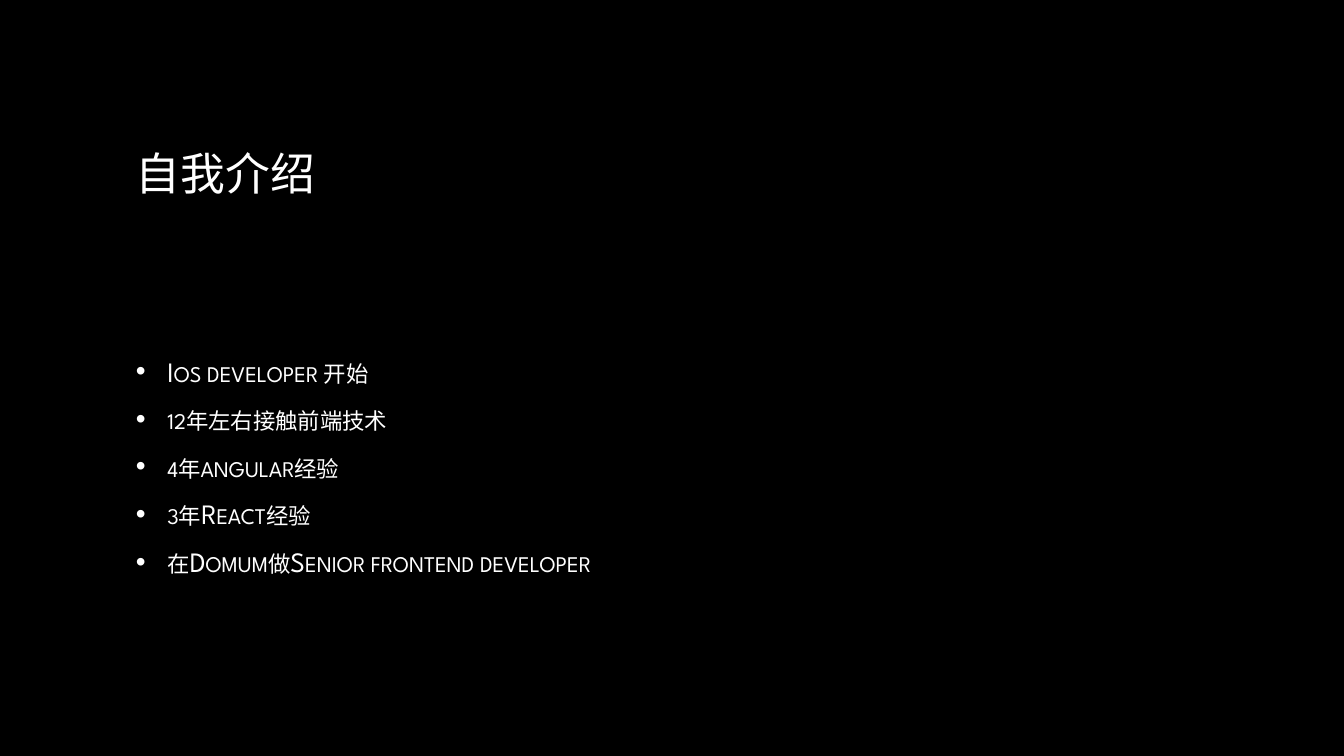
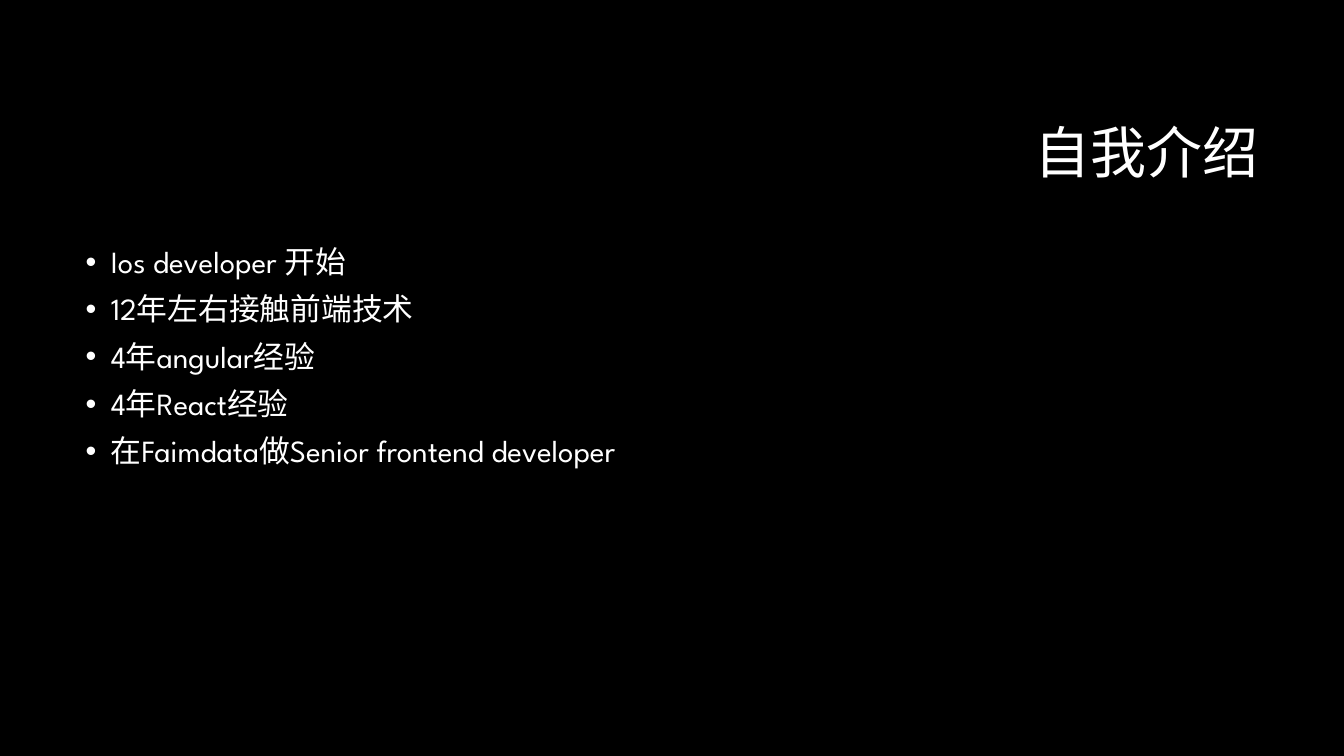
Before and after one commit to lee813/ECVFrontend, a slide deck: slide 3 of 前端课程.pptx. Drawn at 1344x756 pixels with LibreOffice and Linux fonts; fonts in the diff are those of the drawing; background and template pictures are left out. Boxes give left, top, right and bottom in pixels: in the first picture for what was removed or moved away, otherwise in the second. Text is boxed around its words. In the diff, an @@ line names an element or a change of style, - is before the commit and + after.

```diff
--- a/前端课程.pptx
+++ b/前端课程.pptx
@@ title "自我介绍" moved from (x1=136, y1=152, x2=315, y2=194) to (x1=1034, y1=126, x2=1258, y2=178) @@
@@ title "自我介绍" at (x1=1034, y1=126, x2=1258, y2=178): size 32 to 40 pt, text colour gradient #FFFFFF to #A6A6A6 to #FFFFFF; alignment left to right; line spacing 1 to 0.9 @@
@@ text "Ios developer 开始" moved from (x1=167, y1=363, x2=591, y2=574) to (x1=111, y1=247, x2=616, y2=469) @@
@@ text "Ios developer 开始" at (x1=111, y1=247, x2=616, y2=469): vertical alignment middle to top @@
@@ text at (x1=111, y1=247, x2=414, y2=375): size 20 to 22 pt, text colour gradient #FFFFFF to #BFBFBF to #FFFFFF, small capitals off in "Ios developer 开始", "12年左右接触前端技术", "4年angular经验"; indent changed; line spacing 1 to 0.9 @@
@@ text at (x1=111, y1=389, x2=616, y2=469): text changed; size 20 to 22 pt; text colour gradient #FFFFFF to #BFBFBF to #FFFFFF @@
-• 3年React经验
-• 在Domum做Senior frontend developer
+• 4年React经验
+• 在Faimdata做Senior frontend developer
```
Also in this commit, not shown: 13 other slides changed, 37 slides added, 1 slide removed, 1 other file.
